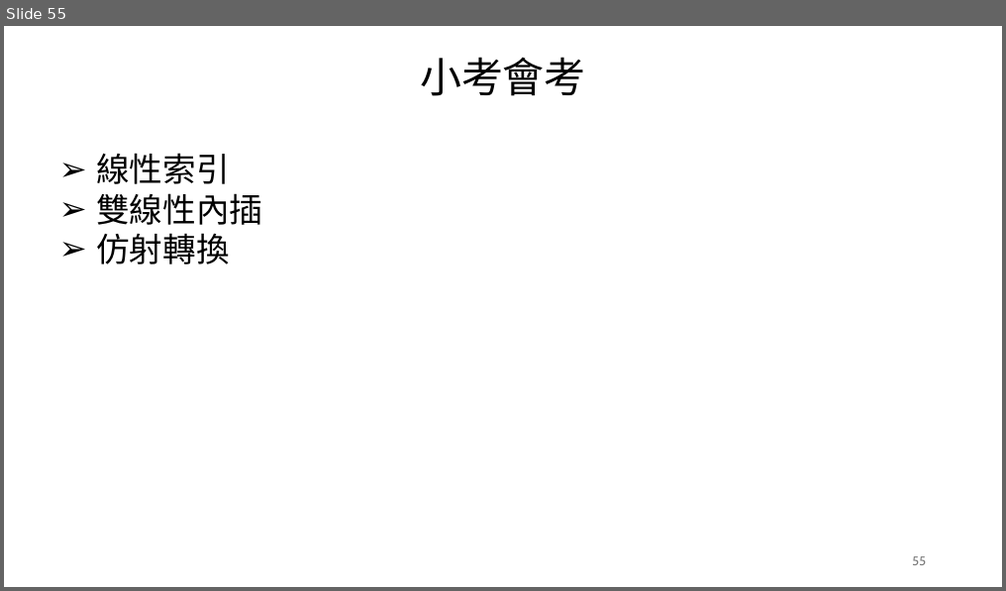
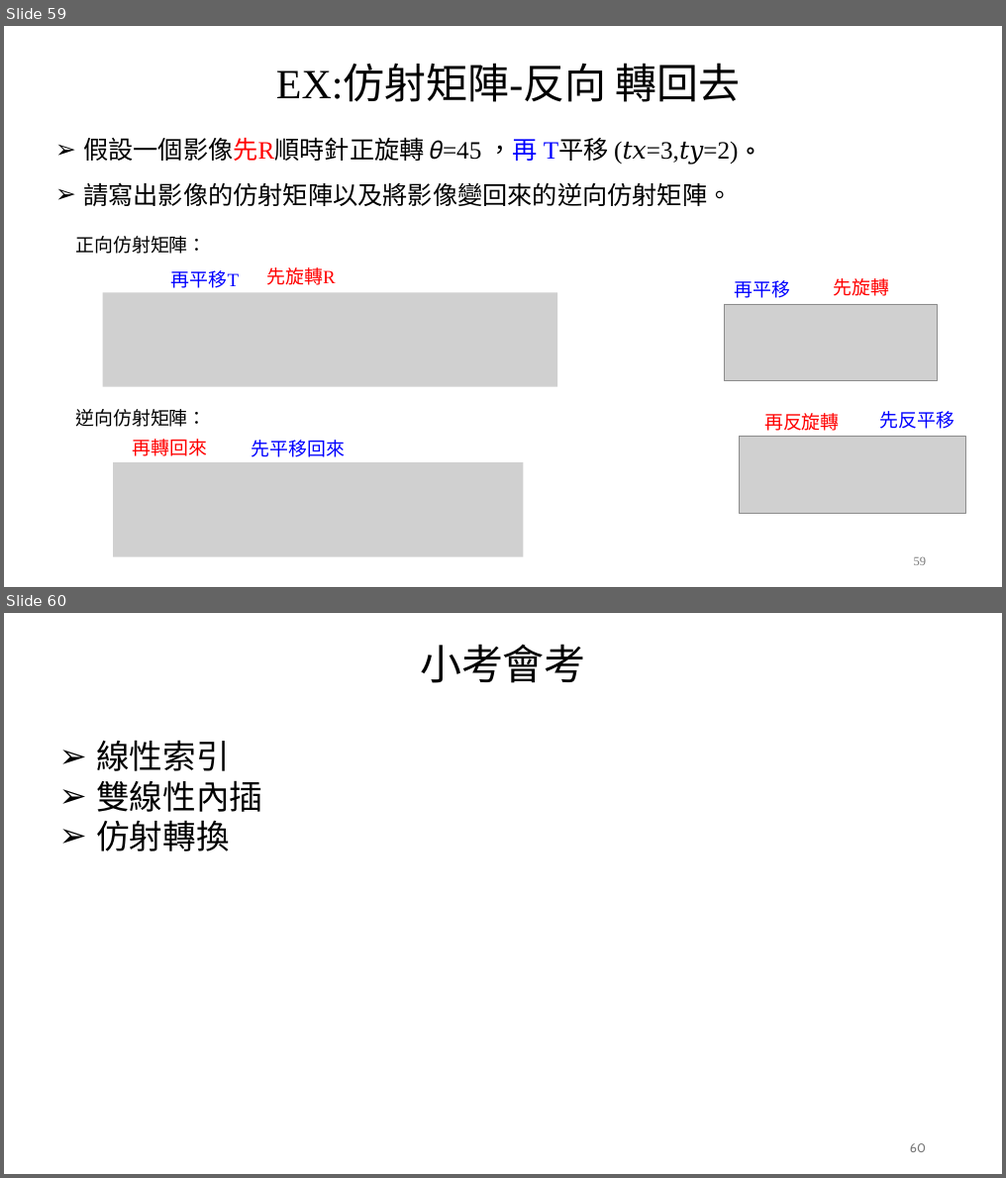
Before and after one commit to TamKangAI/ImageProcessing, a slide deck: 02_數位影像基礎/02_數位影像基礎.pptx. Shown one above the other, each under a label of ours: slide 55 before the commit, slides 59 and 60 after it. The pictures are 1006x591 and 1006x1178 pixels, drawn with LibreOffice and Linux fonts; fonts in the diff are those of the drawing; grey boxes stand for pictures. Boxes give left, top, right and bottom in pixels: in the first picture for what was removed or moved away, otherwise in the second. Text is boxed around its words. In the diff, an @@ line names an element or a change of style, - is before the commit and + after.

```diff
--- a/02_數位影像基礎/02_數位影像基礎.pptx
+++ b/02_數位影像基礎/02_數位影像基礎.pptx
@@ slide 59 added at (x1=4, y1=26, x2=1002, y2=587), background #FFFFFF @@
@@ text added at (x1=276, y1=63, x2=741, y2=102), 40 pt, text #000000 @@
+EX:仿射矩陣-反向 轉回去
@@ text added at (x1=83, y1=137, x2=738, y2=206), 24 pt, text #000000 @@
+➢ 假設一個影像先R順時針正旋轉 𝜃=45 ，再 T平移 (𝑡𝑥=3,𝑡𝑦=2) ∘
+➢ 請寫出影像的仿射矩陣以及將影像變回來的逆向仿射矩陣。
@@ text added at (x1=75, y1=236, x2=206, y2=254), 18 pt, text #000000 @@
+正向仿射矩陣：
@@ picture added at (x1=103, y1=292, x2=558, y2=386) @@
@@ text added at (x1=171, y1=271, x2=239, y2=288), 18 pt, text #0000FF @@
+再平移T
@@ text added at (x1=267, y1=268, x2=336, y2=285), 18 pt, text #FF0000 @@
+先旋轉R
@@ text added at (x1=735, y1=280, x2=791, y2=298), 18 pt, text #0000FF @@
+再平移
@@ text added at (x1=834, y1=278, x2=890, y2=296), 18 pt, text #FF0000 @@
+先旋轉
@@ picture added at (x1=724, y1=304, x2=938, y2=381) @@
@@ text added at (x1=75, y1=409, x2=206, y2=427), 18 pt, text #000000 @@
+逆向仿射矩陣：
@@ text added at (x1=880, y1=411, x2=955, y2=429), 18 pt, text #0000FF @@
+先反平移
@@ text added at (x1=133, y1=439, x2=208, y2=457), 18 pt, text #FF0000 @@
+再轉回來
@@ text added at (x1=252, y1=440, x2=345, y2=458), 18 pt, text #0000FF @@
+先平移回來
@@ picture added at (x1=740, y1=436, x2=965, y2=513) @@
@@ text added at (x1=764, y1=413, x2=840, y2=431), 18 pt, text #FF0000 @@
+再反旋轉
@@ picture added at (x1=113, y1=464, x2=524, y2=558) @@
@@ page number added at (x1=914, y1=558, x2=927, y2=566), 12 pt, text #797979 @@
+59
@@ what was slide 55 is now slide 60 @@
@@ page number at (x1=910, y1=1144, x2=926, y2=1153): text changed @@
-55
+60
```
Also in this commit, not shown: 9 slides changed, 4 other slides added, 3 other files.
